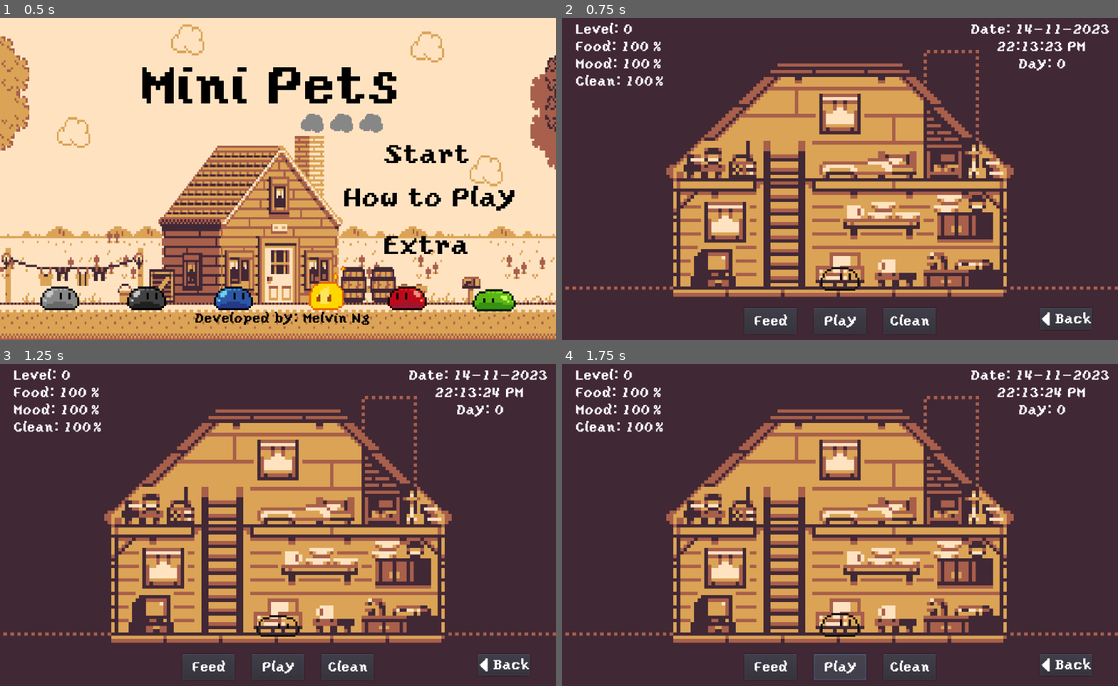
Above: before the commit, frames 1-4 (two rows, left to right).
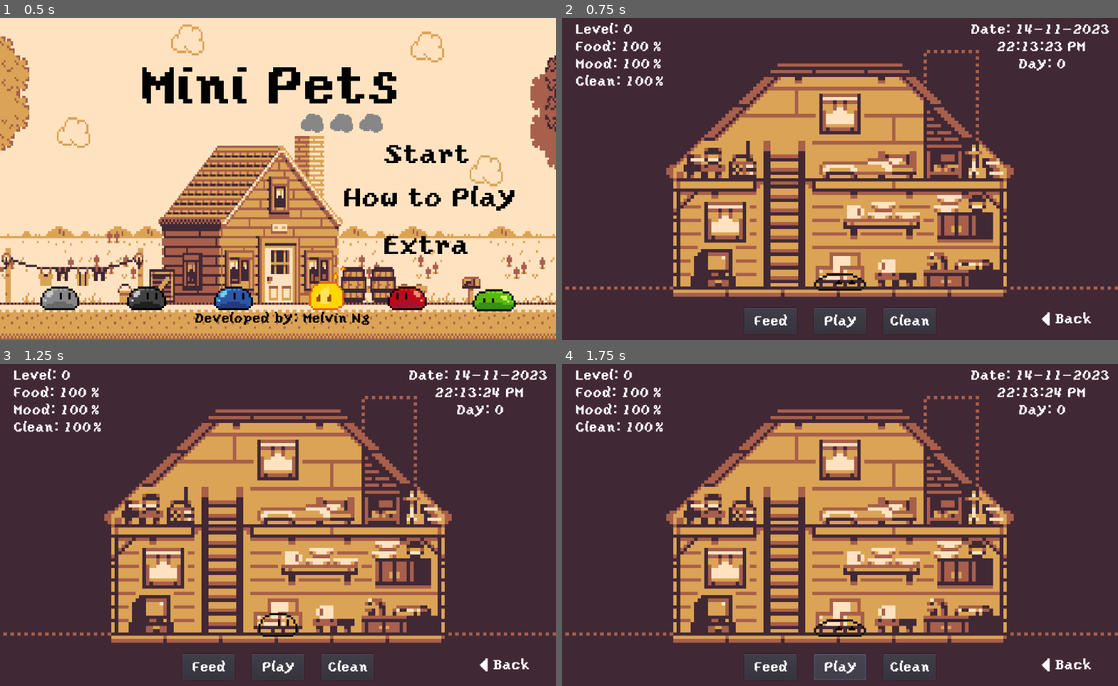
Above: after the commit, the same moments.

Repository: melvincwng/mini-pets
Game: Godot game, scene res://Scenes/MainMenu.tscn
Same seed, same stepped clock (60 frames per second), same inputs: the game is played once before the commit and once after it.
Inputs:
- Up to frame 1 (0.5 s): no input
- Up to frame 2 (0.75 s): click "Start" at 0.5 s
- Up to frame 3 (1.25 s): no input
- Up to frame 4 (1.75 s): click "Play" at 1.25 s

Frame 1 is identical in both runs. In frame 2, 0.2% of the frame differs, in the area x 45-96%, y 77-91%; in frame 3, 0.2%; in frame 4, 0.2%.

Commit message:
Change back-button styles in MainScene.tscn

Diff:
--- a/Scenes/MainScene.tscn
+++ b/Scenes/MainScene.tscn
@@ -55,6 +55,12 @@
 size = 25
 font_data = SubResource( 8 )
 
+[sub_resource type="StyleBoxEmpty" id=13]
+
+[sub_resource type="StyleBoxEmpty" id=14]
+
+[sub_resource type="StyleBoxEmpty" id=15]
+
 [sub_resource type="DynamicFont" id=12]
 size = 25
 font_data = ExtResource( 8 )
@@ -79,6 +85,7 @@
 position = Vector2( 512, 440 )
 scale = Vector2( 4, 4 )
 frames = SubResource( 1 )
+frame = 2
 playing = true
 __meta__ = {
 "_edit_lock_": true
@@ -282,6 +289,9 @@
 margin_top = 536.0
 margin_right = 976.0
 margin_bottom = 576.0
+custom_styles/hover = SubResource( 13 )
+custom_styles/pressed = SubResource( 14 )
+custom_styles/normal = SubResource( 15 )
 script = ExtResource( 10 )
 __meta__ = {
 "_edit_lock_": true,
Not shown: 1 places in Scenes/MainScene.tscn that only renumber resources
